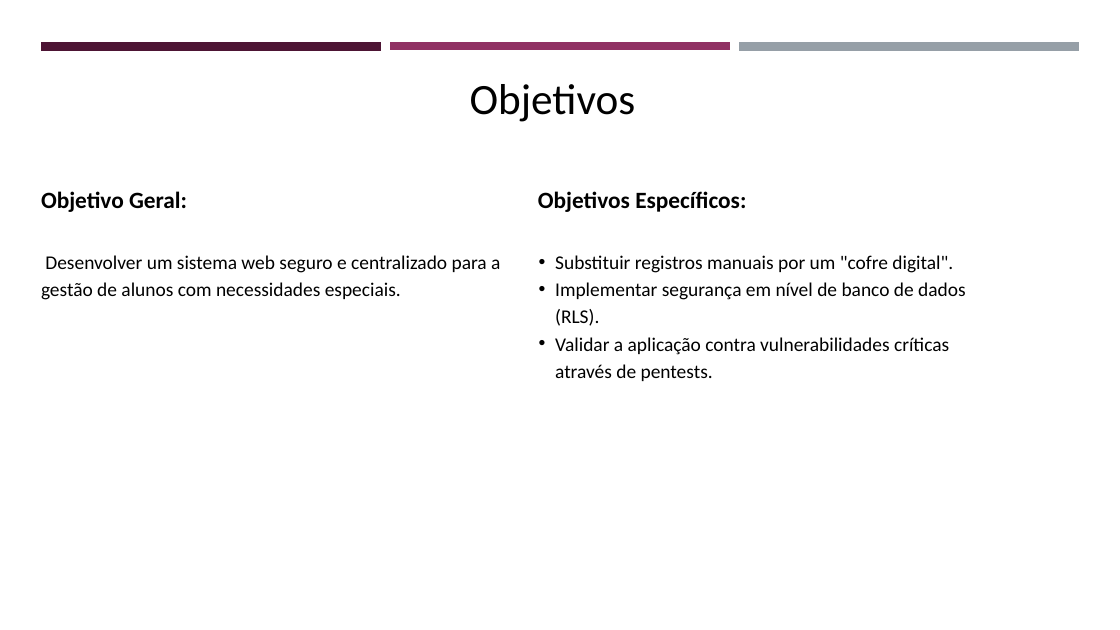
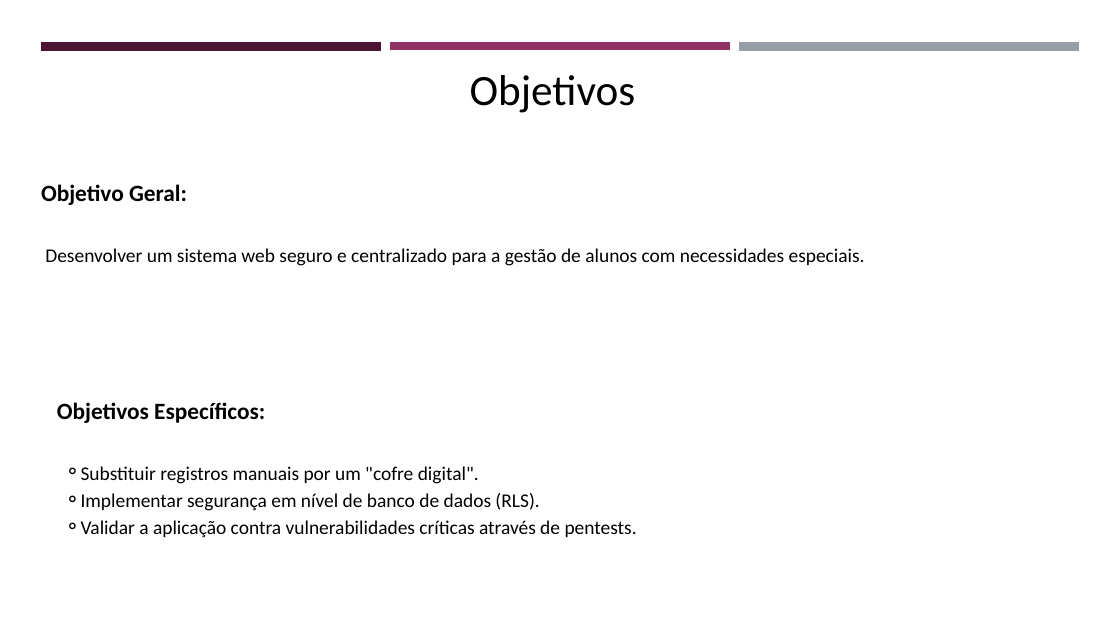
Before and after one commit to z12guilherme/gestao_atipicos, a slide deck: slide 3 of tcc/TCC - Slides.pptx. Drawn at 1120x630 pixels with LibreOffice and Linux fonts; fonts in the diff are those of the drawing. Boxes give left, top, right and bottom in pixels: in the first picture for what was removed or moved away, otherwise in the second. Text is boxed around its words. In the diff, an @@ line names an element or a change of style, - is before the commit and + after.

Commit message:
Alterando SLIDES para estar em conformidade com Modelo

```diff
--- a/tcc/TCC - Slides.pptx
+++ b/tcc/TCC - Slides.pptx
@@ text "Objetivos": place and size @@
-text "Objetivos" at [470,84,636,122]
+text "Objetivos" at [470,75,636,113]
@@ text "Objetivo Geral:": place and size @@
-text "Objetivo Geral:" at [41,191,966,381]
+text "Objetivo Geral:" at [41,184,865,538]
@@ text "Objetivo Geral:" at [41,184,865,538]: columns 2 to 1 @@
@@ text at [81,466,637,538]: bullet • to ⚬; list level 2 to 3 in "Substituir registros manuais por um ..."; list level 2 to 3 in "Implementar segurança em nível de ..."; list level 2 to 3 in "Validar a aplicação contra vulnerabilidades ..." @@
```
Also in this commit, not shown: 14 other slides changed, 1 slide added.
